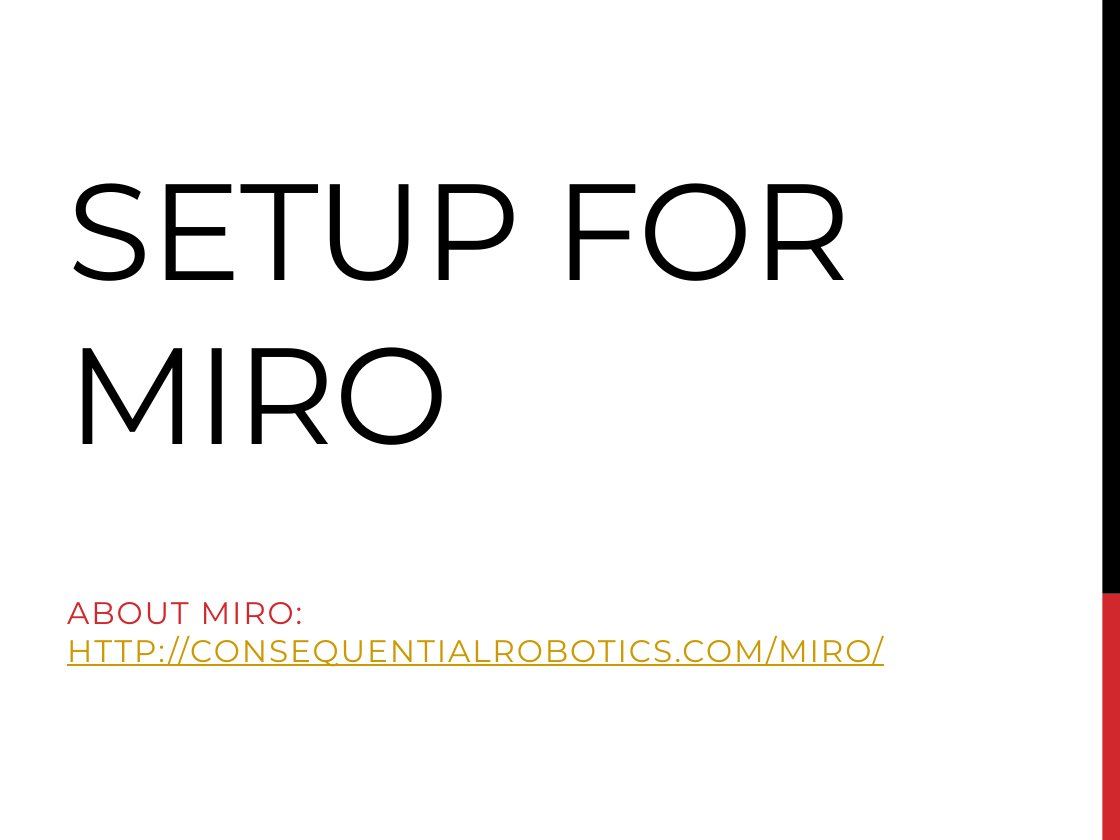
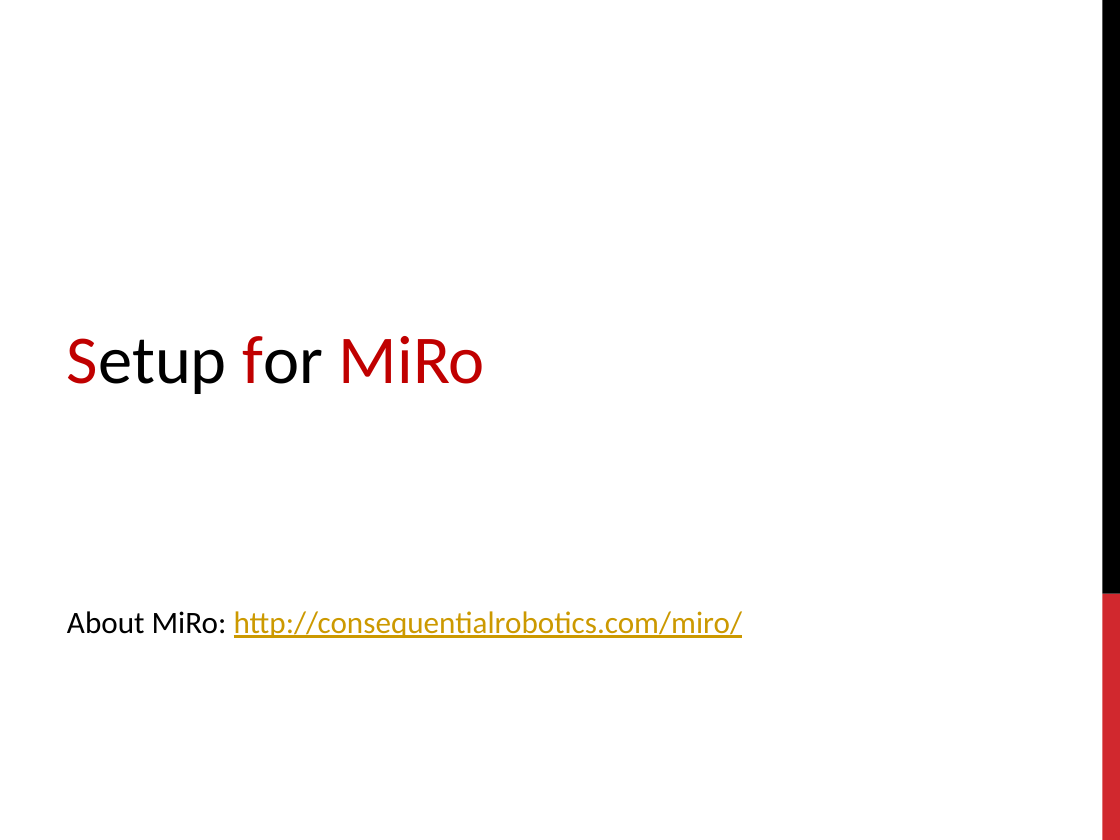
Before and after one commit to EmaroLab/MIRO, a slide deck: slide 4 of MIRO_setup.pptx (slide 2 before the commit). Drawn at 1120x840 pixels with LibreOffice and Linux fonts; fonts in the diff are those of the drawing. Boxes give left, top, right and bottom in pixels: in the first picture for what was removed or moved away, otherwise in the second. Text is boxed around its words. In the diff, an @@ line names an element or a change of style, - is before the commit and + after.

```diff
--- a/MIRO_setup.pptx
+++ b/MIRO_setup.pptx
@@ title removed at bbox=[67, 183, 852, 445] @@
-SETUP FOR MIRO
@@ text added at bbox=[67, 336, 485, 394], 44 pt, text #C00000 @@
+Setup for MiRo
@@ text at bbox=[67, 611, 742, 638]: text changed; font Montserrat to Calibri @@
-ABOUT MIRO: HTTP://CONSEQUENTIALROBOTICS.COM/MIRO/
+About MiRo: http://consequentialrobotics.com/miro/
```
Also in this commit, not shown: 10 other slides changed, 2 slides added, 1 slide removed, 3 other files.
